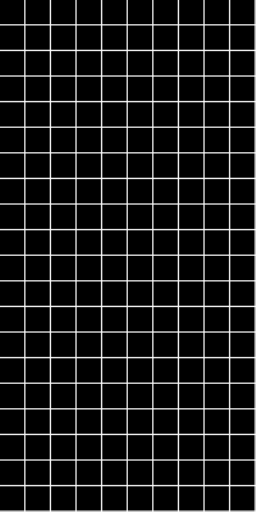
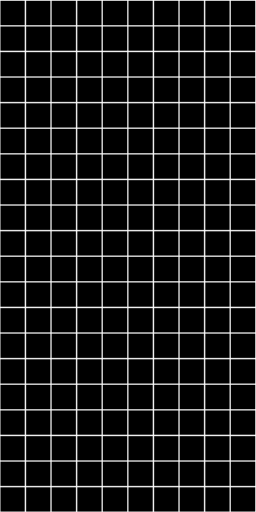
Layers edited between the first and the second 256x512 image:
painted on "Musterfüllung 1" over (0, 0, 256, 512)
